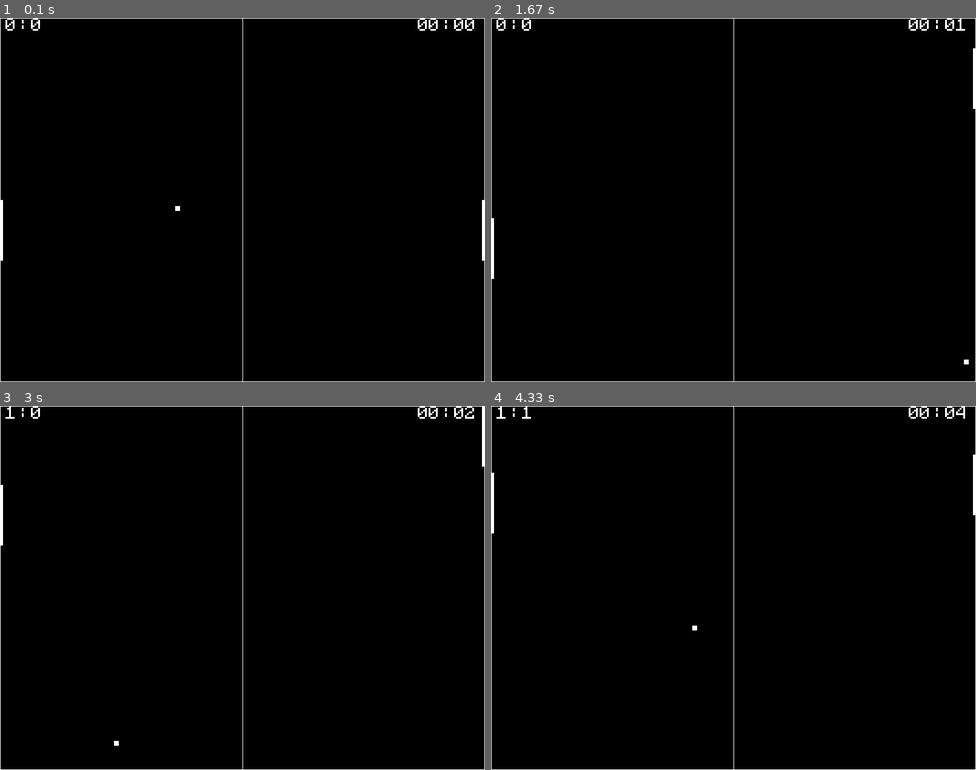
Above: before the commit, frames 1-4 (two rows, left to right).
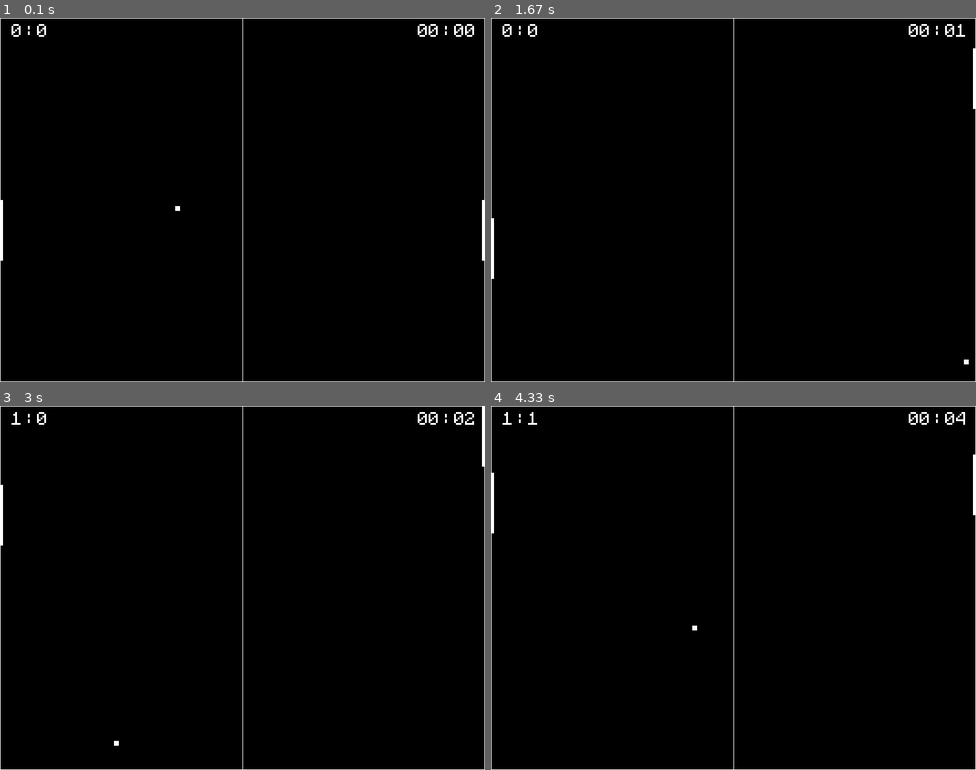
Above: after the commit, the same moments.

Repository: gabriel-r-s/pygame-basic-pong
Game: pygame game, started from draw.py
The game is run twice, just before and just after one commit, with the same random seed, the same clock (stepped at 60 frames per second) and the same inputs.
Inputs:
- Up to frame 1 (0.1 s): no input
- Up to frame 2 (1.67 s): hold Up 0.33-0.8 s; hold Down 0.83-1.13 s; hold S 0.83-1.13 s; tap J at 0.9, 1.23, 1.63 s; tap K at 0.98 s; hold Up 1.17-1.53 s; hold W 1.17-1.53 s; hold Down from 1.57 s (still down); hold S from 1.57 s (still down)
- Up to frame 3 (3 s): release Down at 1.93 s; release S at 1.93 s; hold Up 1.97-2.27 s; hold W 1.97-2.27 s; tap J at 2.03, 2.37, 2.7 s; tap K at 2.12 s; hold Down 2.3-2.6 s; hold S 2.3-2.6 s; hold Up from 2.63 s (still down); hold W from 2.63 s (still down)
- Up to frame 4 (4.33 s): release Up at 3 s; release W at 3 s; hold Down 3.03-3.4 s; hold S 3.03-3.4 s; tap J at 3.1, 3.5, 4.17 s; tap K at 3.18, 4.25 s; hold Up 3.43-3.73 s; hold W 3.43-3.73 s; hold Up from 4.1 s (still down); hold W from 4.1 s (still down)

The runs differ from the first frame. In frame 1, 0.3% of the frame differs, in the area x 1-98%, y 0-6%; in frame 2, 0.3%; in frame 3, 0.3%; in frame 4, 0.3%.

Commit message:
posicao score e tempo

Diff:
--- a/draw.py
+++ b/draw.py
@@ -60,14 +60,14 @@
 
         font.render_to(
             screen,
-            (0, 0),
+            (10, 10),
             f"{pong.p1_score:>2} : {pong.p2_score}",
             WHITE,
         )
         elapsed = pg.time.get_ticks() // 1000
         font.render_to(
             screen,
-            (WIDTH - 120, 0),
+            (WIDTH - 120, 10),
             f" {elapsed // 60:02} : {elapsed % 60:02}",
             WHITE,
         )
